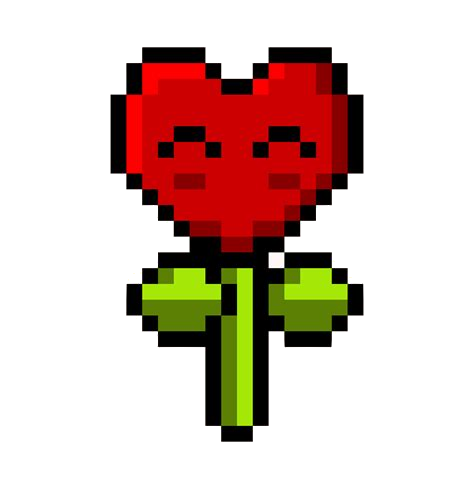
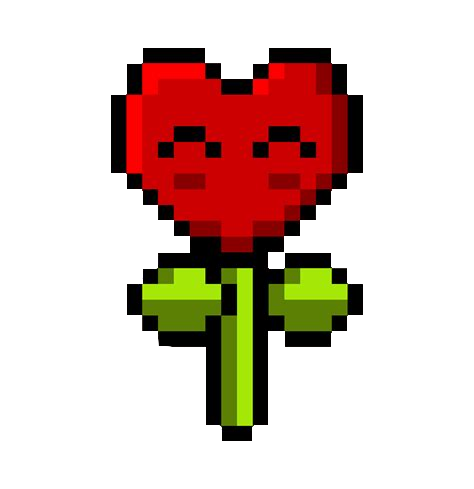
The second 474 x 489 image is a revision of the first. Changes to its layers:
painted on "Background" over (110, 47, 364, 442)
